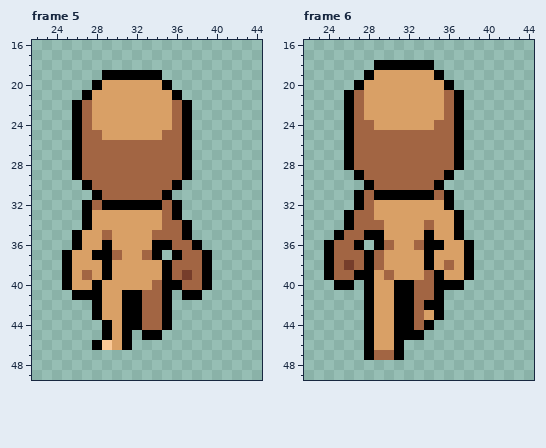
Edited in one commit: pixel-art file (Pixel Crawler - Free Pack/Entities/Characters/Body_A/Animations/Walk_Base/Walk_Up.aseprite). The picture above is the old version.
64x64 pixels, 6 frames. Shown: frame 5: x 22..44, y 16..49; frame 6: x 22..44, y 16..49. The commit also changed other frames, which this record leaves out.
Once edited:
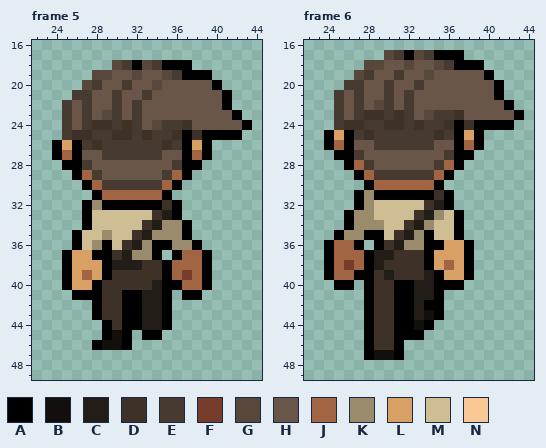
Palette (. is transparent): A #000000  B #120f0d  C #231d18  D #3e3127  E #463a31  F #763d2b  G #58483c  H #6a5648  J #a26543  K #998b6b  L #d9a066  M #cfbd93  N #fac895
Difference:
layer "simple_shoes" added
layer "simple_pants" added
layer "simple_shirt" added
layer "Ears" added
layer "hair_style_01" added
Changed rows in their new state; - is an unchanged pixel.
Frame 5:
first column x 24:
18 ------GEAGEAAA------
19 ----GGHHGHHGEAAA----
20 ---GEHHEHHGHHHHHA---
21 --EEHHEHHEHHHHHHHA--
22 -EHEHHEHEHHHHHHHHA--
23 -EHEHGEHEHHHHHHHHHA-
24 -EHEDDEDEHGEEDHHHHHA
25 -EDDEEDDEDEED-DAAAA-
26 AL-EDEEEEEEDE-LA----
27 AJ-HHEEEEEEHH-JA----
28 -A-EHHHHHHHHE-A-----
29 ----EHHHHHHE--------
30 -----EEEEEE---------
32 ----K------D--------
33 ----MMMMMMDC--------
34 ----MMMMMDCKK-------
35 ---MMKMMDCKKK-------
36 ---MK-MDCK--KK------
37 ------DCKK----------
38 ------CCCDD---------
39 ------DDDDD---------
40 -----DDDDDC---------
41 -----DD--CC---------
42 -----DD--CC---------
43 -----DD--CC---------
44 ------D--CC---------
45 ------B-------------
46 -----BB-------------
Frame 6:
first column x 24:
17 ------GEAGEAAA------
18 ----GGHHGHHGEAAA----
19 ---GEHHEHHGHHHHHA---
20 --EEHHEHHEHHHHHHHA--
21 -EHEHHEHEHHHHHHHHA--
22 -EHEHGEHEHHHHHHHHHA-
23 -EHEDDEDEHGEEDHHHHHA
24 -EDDEEDDEDEED-DAAAA-
25 AL-EDEEEEEEDE-LA----
26 AJ-HHEEEEEEHH-JA----
27 -A-EHHHHHHHHE-A-----
28 ----EHHHHHHE--------
29 -----EEEEEE---------
31 ----K------D--------
32 ----KMMMMMDC--------
33 ---KKMMMMDCKM-------
34 ---KKKMMDCKMM-------
35 --KK--MDCK-MM-------
36 ------DCKK----------
37 -----CCDDD----------
38 -----CDDDD----------
39 -----DCDDDC---------
40 -----DD--CC---------
41 -----DD--CC---------
42 -----DD--C----------
43 -----DD--CB---------
44 -----DD--B----------
45 -----DD-------------
46 -----DD-------------
47 -----BB-------------
